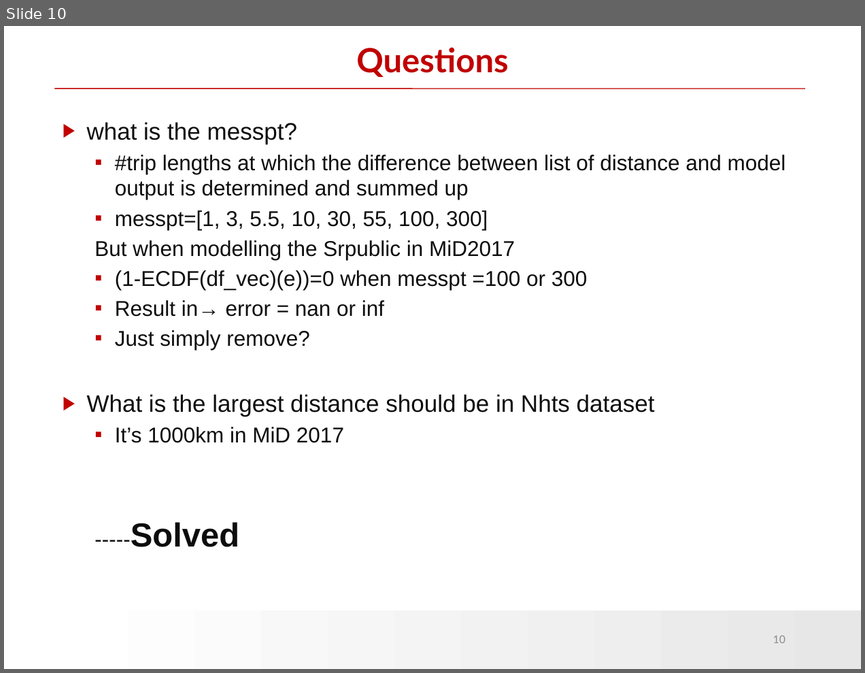
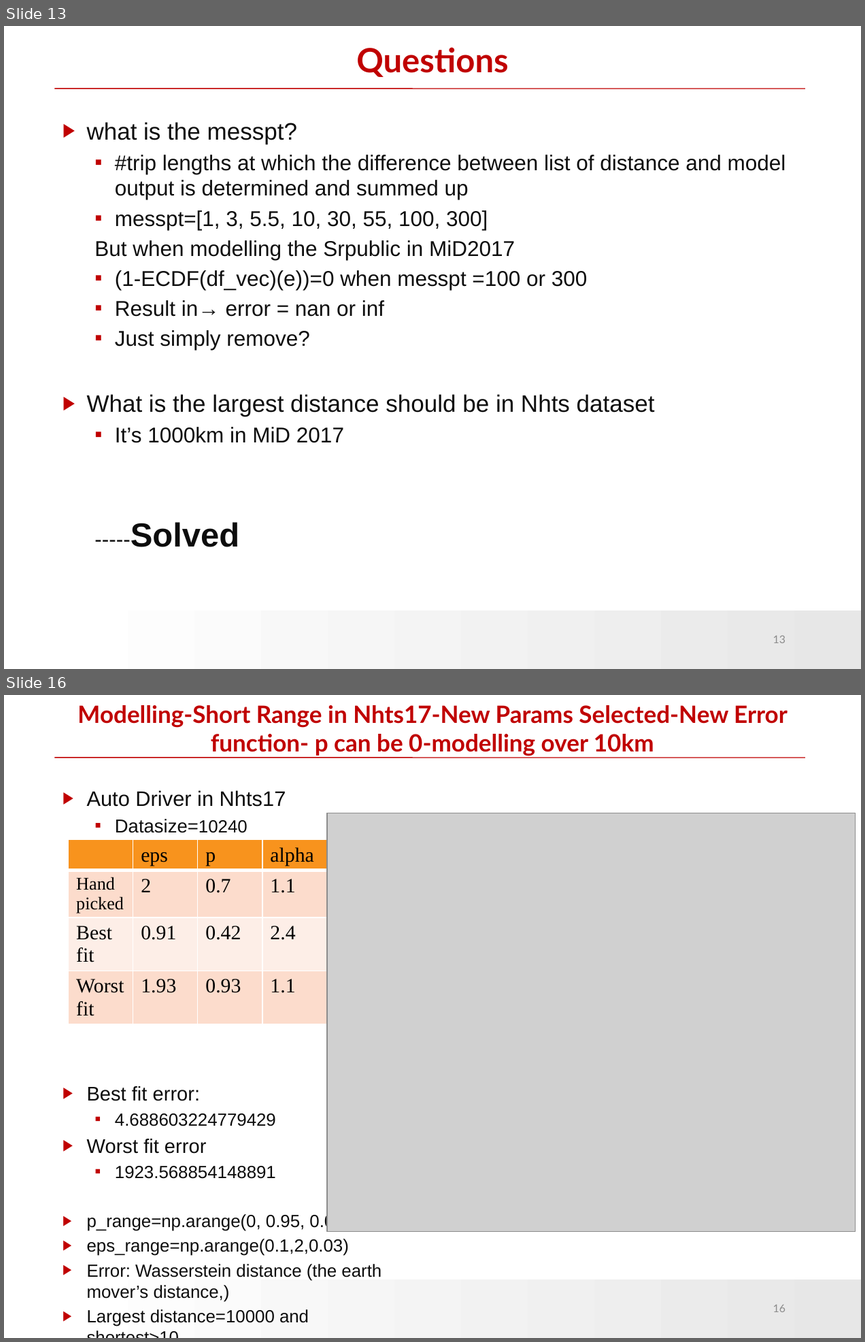
Before and after one commit to HuiranLiu/Long-distance-travel-human-mobility, a slide deck: Mobility_Levy.pptx. Shown one above the other, each under a label of ours: slide 10 before the commit, slides 13 and 16 after it; the slides between them are not shown. The pictures are 865x673 and 865x1342 pixels, drawn with LibreOffice and Linux fonts; fonts in the diff are those of the drawing; grey boxes stand for pictures; background and template pictures are left out. Boxes give left, top, right and bottom in pixels: in the first picture for what was removed or moved away, otherwise in the second. Text is boxed around its words. In the diff, an @@ line names an element or a change of style, - is before the commit and + after.

```diff
--- a/Mobility_Levy.pptx
+++ b/Mobility_Levy.pptx
@@ slide 16 added at [4, 695, 861, 1338], background #FFFFFF; not listed: 2 template elements that a slide beside it also shows @@
@@ title added at [77, 705, 787, 756], 20 pt, text #C00000, bold @@
+Modelling-Short Range in Nhts17-New Params Selected-New Error function- p can be 0-modelling over 10km
@@ text added at [87, 790, 381, 1326], 14.8 pt, text #0D0D0D @@
+▶ Auto Driver in Nhts17
+  ▪ Datasize=10240
+▶ Best fit error:
+  ▪ 4.688603224779429
+▶ Worst fit error
+  ▪ 1923.568854148891
+▶ p_range=np.arange(0, 0.95, 0.03)
+▶ eps_range=np.arange(0.1,2,0.03)
+▶ Error: Wasserstein distance (the earth mover’s distance,)
+▶ Largest distance=10000 and shortest>10
@@ picture added at [327, 813, 855, 1232] @@
@@ table added at [68, 840, 325, 1036], 4 rows, 4 columns @@
+ | eps | p | alpha
+Hand picked | 2 | 0.7 | 1.1
+Best fit | 0.91 | 0.42 | 2.4
+Worst fit | 1.93 | 0.93 | 1.1
@@ page number added at [773, 1304, 785, 1312], 9 pt, text #8C8C8C @@
+16
@@ what was slide 10 is now slide 13 @@
@@ page number at [773, 635, 785, 643]: text changed @@
-10
+13
```
Also in this commit, not shown: 8 other slides added, 3 other files.
